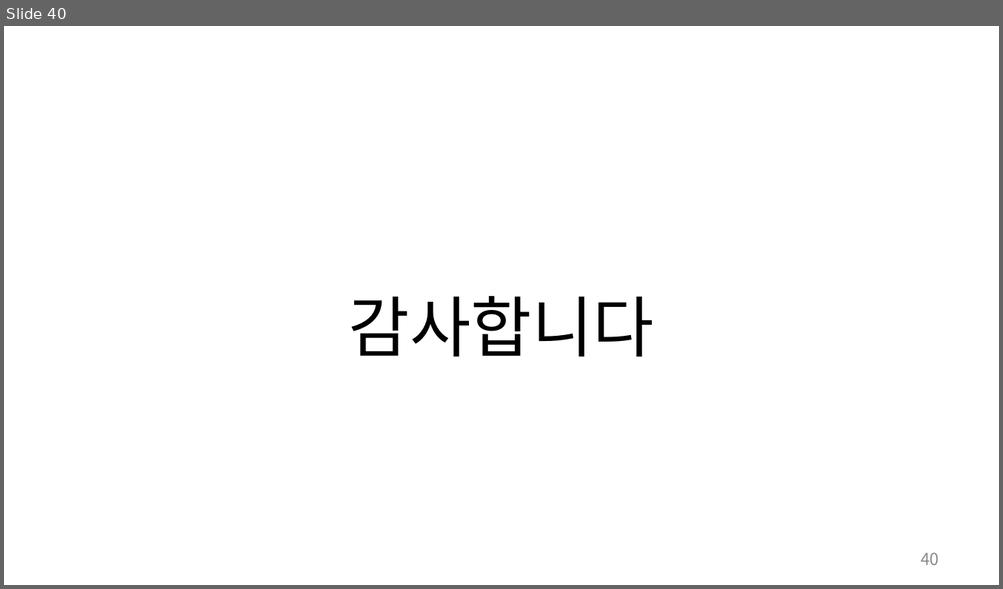
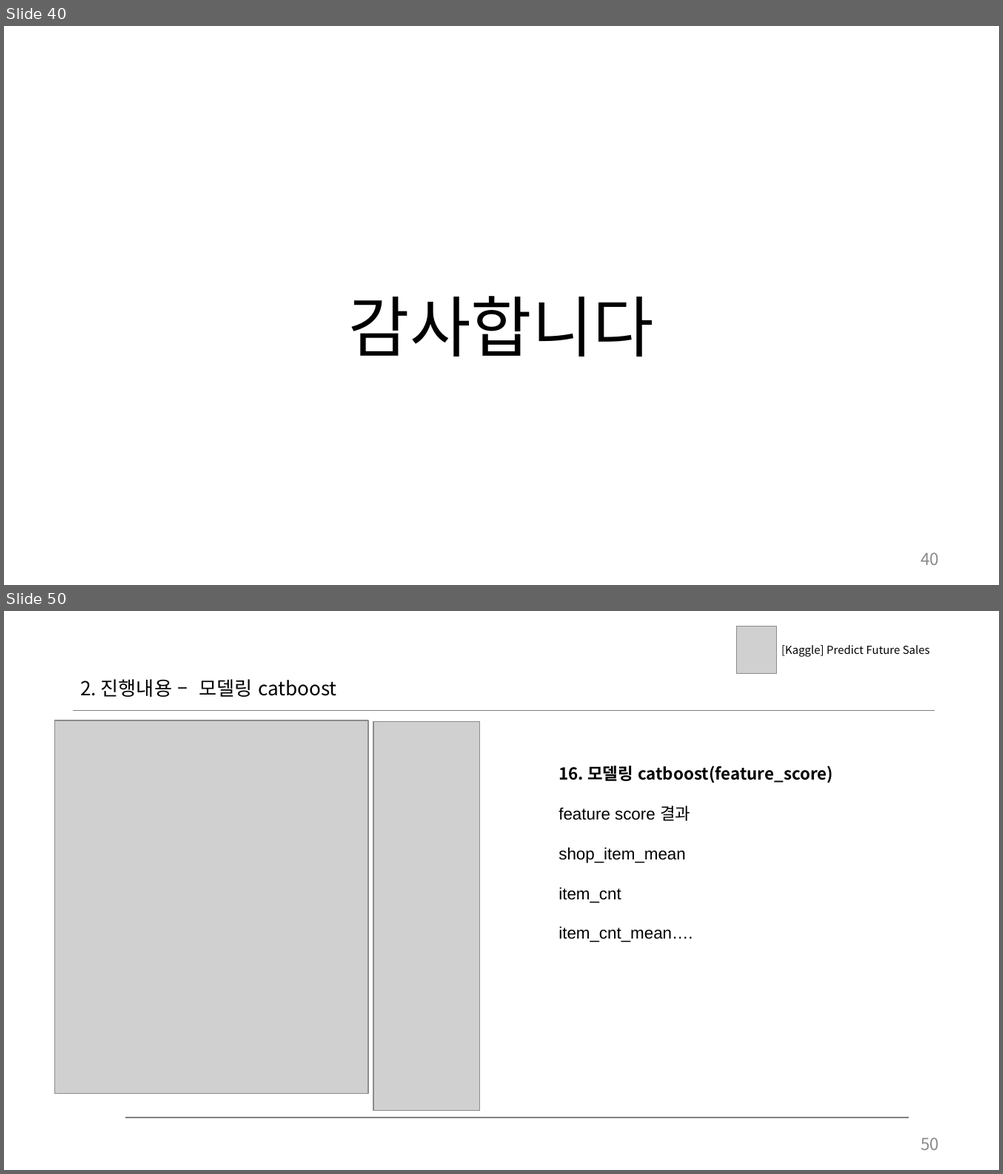
Before and after one commit to LazyerIJ/Kaggle_Study, a slide deck: Competitions/Predict_Future_Sales/doc/jm_03_EDA_ts.pptx. Shown one above the other, each under a label of ours: slide 40 before the commit, slides 40 and 50 after it; the slides between them are not shown. The pictures are 1003x589 and 1003x1174 pixels, drawn with LibreOffice and Linux fonts; fonts in the diff are those of the drawing; grey boxes stand for pictures. Boxes give left, top, right and bottom in pixels: in the first picture for what was removed or moved away, otherwise in the second. Text is boxed around its words. In the diff, an @@ line names an element or a change of style, - is before the commit and + after.

```diff
--- a/Competitions/Predict_Future_Sales/doc/jm_03_EDA_ts.pptx
+++ b/Competitions/Predict_Future_Sales/doc/jm_03_EDA_ts.pptx
@@ slide 50 added at [4,611,999,1170], background #FFFFFF @@
@@ picture added at [736,626,776,674] @@
@@ text added at [781,645,930,657], 8 pt, text #000000 @@
+[Kaggle] Predict Future Sales
@@ text added at [80,679,337,697], 14 pt, text #000000 @@
+2. 진행내용 – 모델링 catboost
@@ picture added at [55,721,368,1094] @@
@@ line added from (73, 710) to (934, 710), #808080 1 pt @@
@@ picture added at [373,721,479,1111] @@
@@ text added at [558,766,833,943], 12 pt, text #000000 @@
+16. 모델링 catboost(feature_score)
+feature score 결과
+shop_item_mean
+item_cnt
+item_cnt_mean….
@@ line added from (125, 1118) to (908, 1118), #808080 1 pt @@
@@ page number added at [920,1138,939,1150], 12 pt, text #8C8C8C @@
+50
```
Also in this commit, not shown: 11 other slides added, 4 other files.
